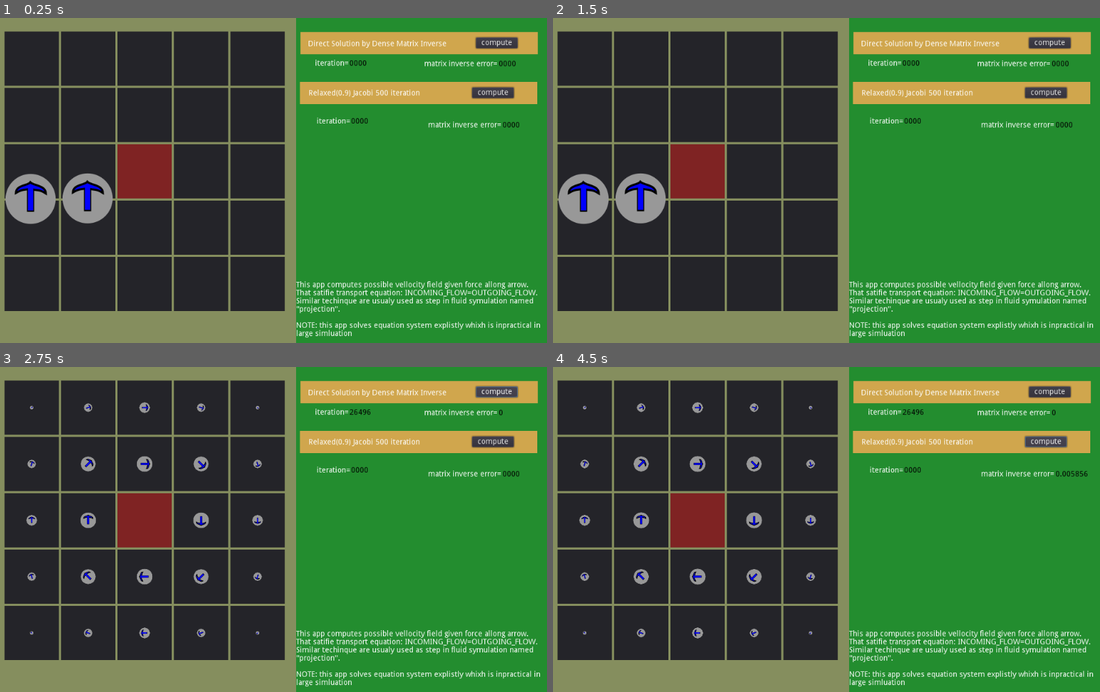
Above: before the commit, frames 1-4 (two rows, left to right).
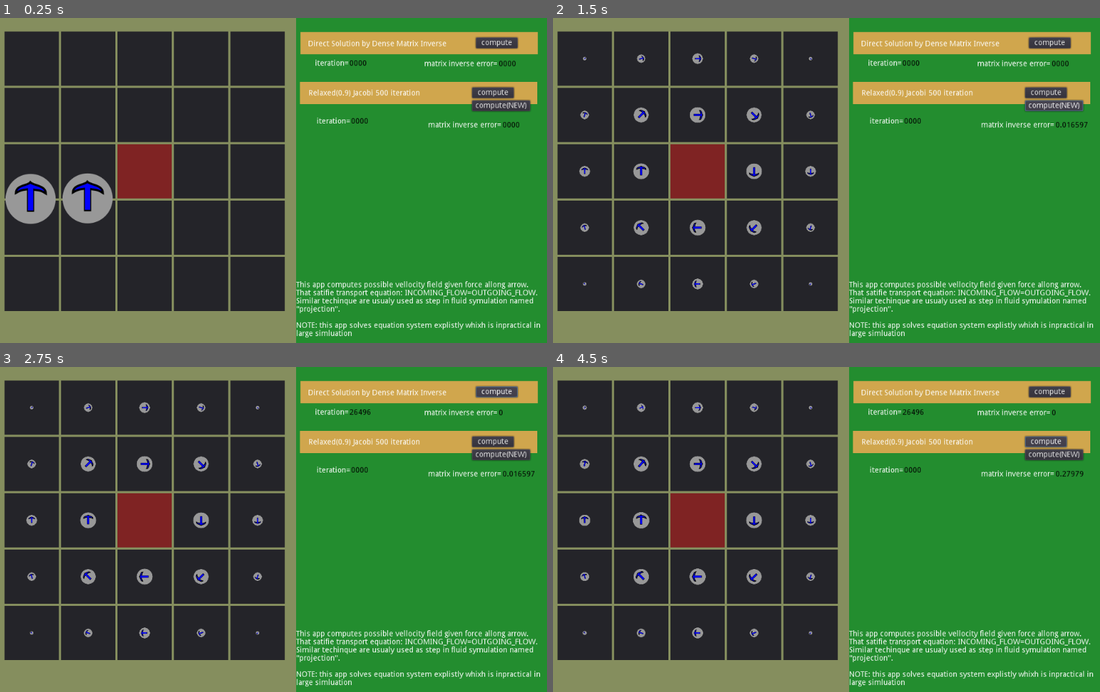
Above: after the commit, the same moments.

Repository: Lap-Luck/Fluid-Velocity-Solver-Demo
Game: Godot game, scene res://res/Main.tscn
The game is run twice, just before and just after one commit, with the same random seed, the same clock (stepped at 60 frames per second) and the same inputs. The engine's default icon, where the game draws it, is replaced by a stand-in: a white triangle on a blue panel in a dark square.
Inputs (mouse positions are in pixels of both pictures, inside the frame that each line leads up to):
- Up to frame 1 (0.25 s): no input
- Up to frame 2 (1.5 s): click (1056, 105) at 0.5 s, where only the run after the commit has a clickable "compute(NEW)"; click (1056, 105) at 1.25 s, where only the run after the commit has a clickable "compute(NEW)"
- Up to frame 3 (2.75 s): click "compute" at 2 s
- Up to frame 4 (4.5 s): click "compute" at 2.75 s; click "compute" at 3.5 s; click "compute" at 4.25 s

The runs differ from the first frame. In frame 1, 0.4% of the frame differs, in the area x 86-98%, y 25-29%; in frame 2, 3.9%, in the area x 1-98%, y 10-84%; in frame 3, 0.5%; in frame 4, 0.6%.

Commit message:
Add files via upload
new jacobi coefficient.

Diff:
--- a/Engine.gd
+++ b/Engine.gd
@@ -87,15 +87,38 @@
 		Tools.vector_norm(Tools.vector_sub(m.mul(res),v),"L1"))
 				$"../HBoxContainer/ButtonPanel/Label_Iteration/value".text=String(Global.data["MI_log"][-1])
 		"JACOBI":
-			var relaxation=0.9
+			var relaxation=0.1
 
 			var m:Tools.Matrix=eq.get_matrix()
 			var v:PoolRealArray=eq.get_vector()
 			var x:PoolRealArray=Tools.zeros(v.size())
-			for try in range(50*10):
+			for try in range(200):
 				var err=Tools.vector_sub(m.mul(x),v)
 				for i in range(err.size()):
-					x[i]-=relaxation*err[i]/m.get_value(i,i)
+					x[i]-=(1.0-relaxation)*err[i]/m.get_value(i,i)
+			res=x
+			$"../HBoxContainer/ButtonPanel/Label_Error2/value".text=String(
+		Tools.vector_norm(Tools.vector_sub(m.mul(res),v),"L1"))
+		"JACOBI_C":
+			var relaxation=0.5
+
+			var m:Tools.Matrix=eq.get_matrix()
+			var v:PoolRealArray=eq.get_vector()
+			var x:PoolRealArray=Tools.zeros(v.size())
+			for try2 in range(10):#200->0.2
+				var ITER=20
+				for try in range(ITER):
+					var p=cos(PI/2.0*((2.0*try+1.0)/float(ITER)))
+					#print("root=",p)
+
+					var err=Tools.vector_sub(m.mul(x),v)
+					for i in range(err.size()):
+						#var r_jacobi=x[i]-0.5*err[i]/m.get_value(i,i)
+						#x[i]=r_jacobi+(x[i]-r_jacobi)*(  (p+1)/(2.0*1.03-1.0-p)  )
+						var id=x[i]
+						var jaco=x[i]-err[i]/m.get_value(i,i)
+						var jaco_0=-0.05+p*0.9
+						x[i]=(jaco-id*jaco_0)/(1.0-jaco_0)
 			res=x
 			$"../HBoxContainer/ButtonPanel/Label_Error2/value".text=String(
 		Tools.vector_norm(Tools.vector_sub(m.mul(res),v),"L1"))
@@ -164,8 +187,11 @@
 			print("OK")
 			solution=raf_solve(m_system,"DENSE_INVERSE")
 		"JACOBI":
-			print("FAIL")
+			print("OK")
 			solution=raf_solve(m_system,"JACOBI")
+		"JACOBI_C":
+			print("OK_NEW")
+			solution=raf_solve(m_system,"JACOBI_C")
 		_:
 			assert(false)
 	if false:
@@ -252,6 +278,8 @@
 			solve("DENSE_INVERSE")
 		"PLAY2":
 			solve("JACOBI")
+		"PLAY3":
+			solve("JACOBI_C")
 		_:
 			assert(false)
 
@@ -315,3 +343,7 @@
 
 func _on_PlayButton2_pressed():
 	self._on_Button_pressed("PLAY2")
+
+
+func _on_PlayButton3_pressed():
+	self._on_Button_pressed("PLAY3")
--- a/res/Main.tscn
+++ b/res/Main.tscn
@@ -285,6 +285,16 @@
 "_edit_use_anchors_": false
 }
 
+[node name="PlayButton3" type="Button" parent="HBoxContainer/ButtonPanel"]
+margin_left = 324.0
+margin_top = 152.0
+margin_right = 401.0
+margin_bottom = 172.0
+text = "compute(NEW)"
+__meta__ = {
+"_edit_use_anchors_": false
+}
+
 [node name="Label_Error" type="Label" parent="HBoxContainer/ButtonPanel"]
 margin_left = 236.0
 margin_top = 78.0
@@ -404,3 +414,4 @@
 
 [connection signal="pressed" from="HBoxContainer/ButtonPanel/PlayButton" to="Engine" method="_on_PlayButton_pressed"]
 [connection signal="pressed" from="HBoxContainer/ButtonPanel/PlayButton2" to="Engine" method="_on_PlayButton2_pressed"]
+[connection signal="pressed" from="HBoxContainer/ButtonPanel/PlayButton3" to="Engine" method="_on_PlayButton3_pressed"]
Not shown, added: res/icon.png.import
